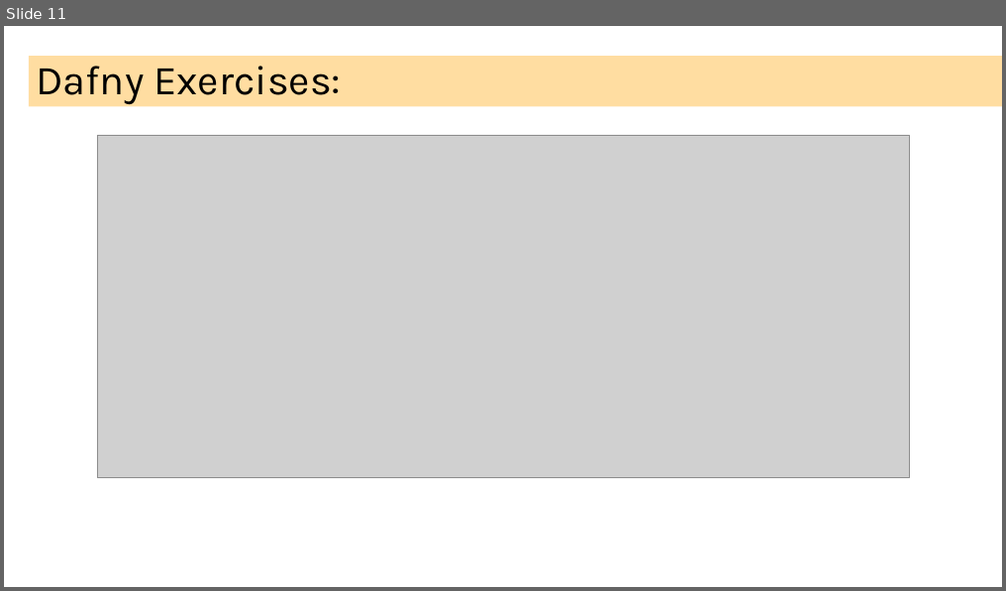
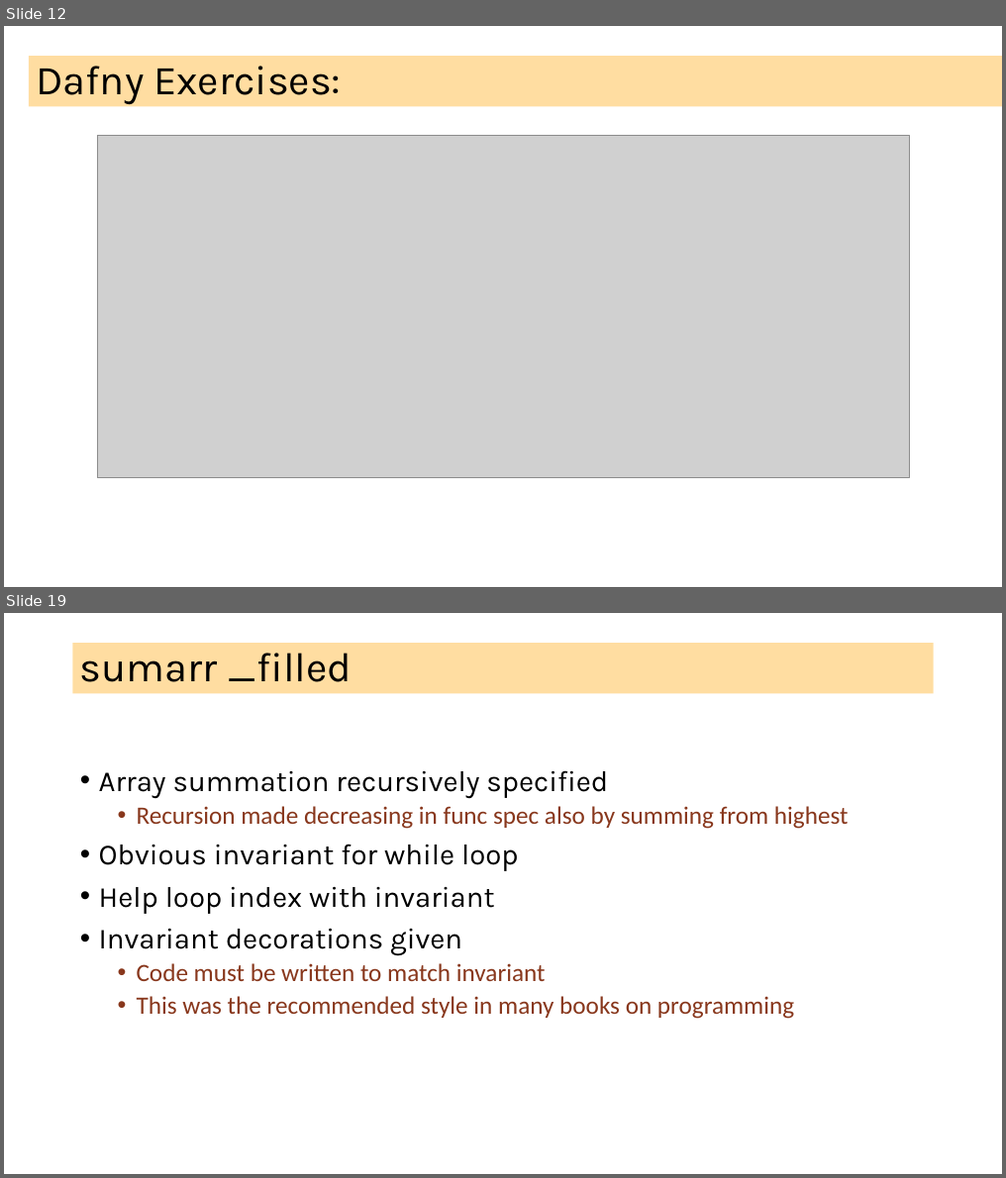
Before and after one commit to ganeshutah/cs6110s22, a slide deck: Lec17/Lec17.pptx. Shown one above the other, each under a label of ours: slide 11 before the commit, slides 12 and 19 after it; the slides between them are not shown. The pictures are 1006x591 and 1006x1178 pixels, drawn with LibreOffice and Linux fonts; fonts in the diff are those of the drawing; grey boxes stand for pictures. Boxes give left, top, right and bottom in pixels: in the first picture for what was removed or moved away, otherwise in the second. Text is boxed around its words. In the diff, an @@ line names an element or a change of style, - is before the commit and + after.

```diff
--- a/Lec17/Lec17.pptx
+++ b/Lec17/Lec17.pptx
@@ slide 19 added at [4, 613, 1002, 1174], background #FFFFFF @@
@@ title added at [73, 643, 934, 694], fill #FFBD47 at 51% opacity, 39.6 pt, text #000000 @@
+sumarr _filled
@@ text added at [99, 770, 848, 1019], 24 pt, text #88371D @@
+• Array summation recursively specified
+  • Recursion made decreasing in func spec also by summing from highest
+• Obvious invariant for while loop
+• Help loop index with invariant
+• Invariant decorations given
+  • Code must be written to match invariant
+  • This was the recommended style in many books on programming
@@ what was slide 11 is now slide 12 @@
```
Also in this commit, not shown: 1 slide changed, 6 other slides added, 3 other files.
